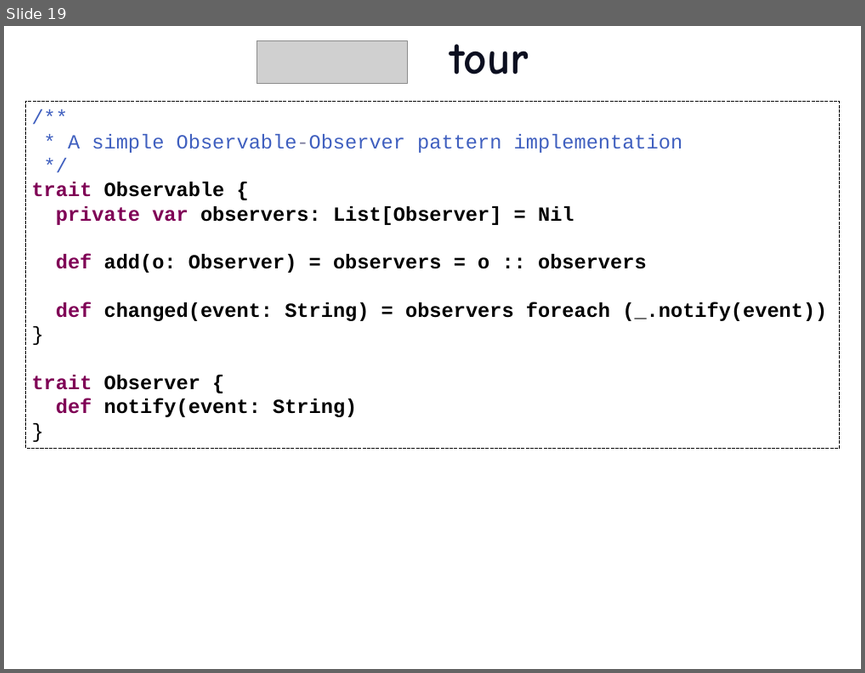
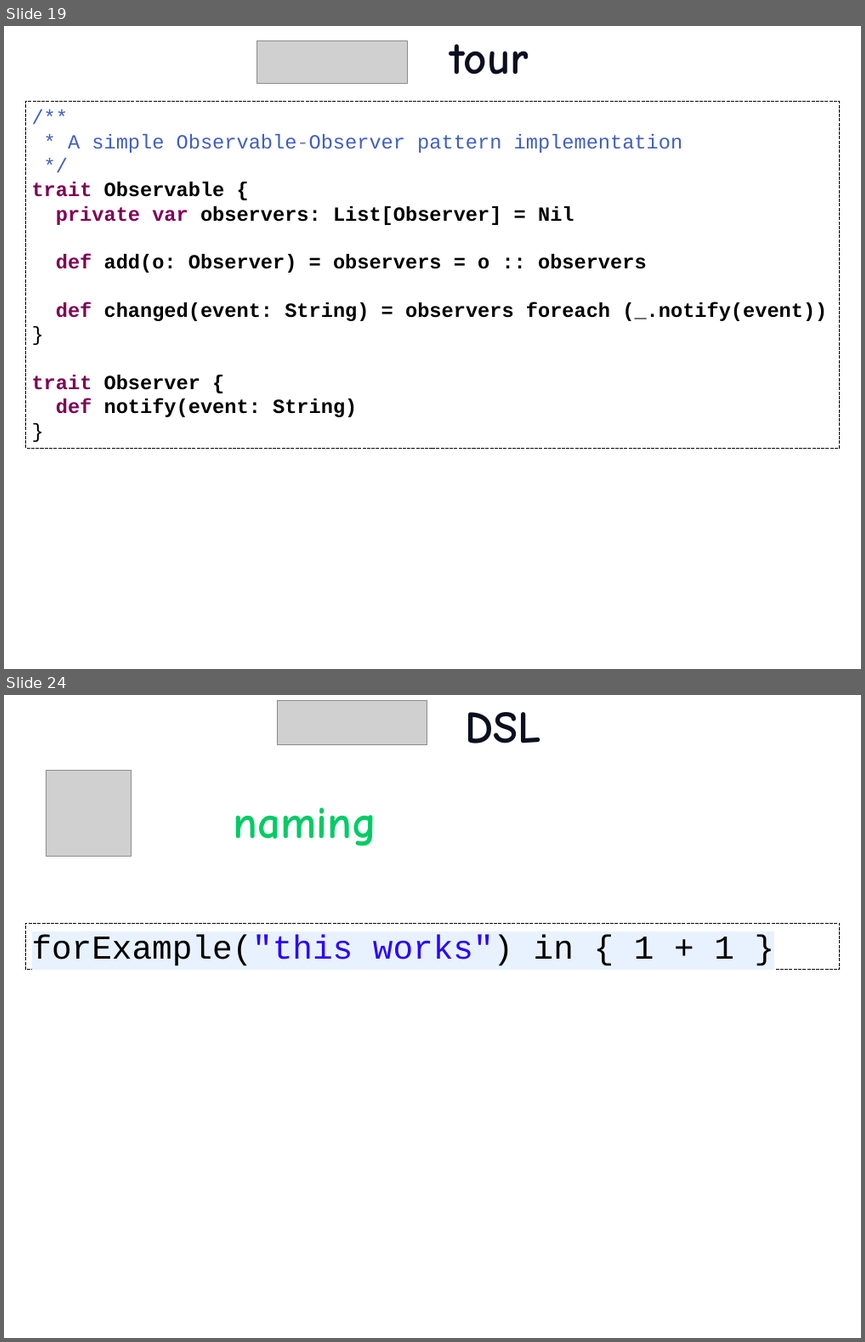
Before and after one commit to etorreborre/oscon-2010, a slide deck: src/main/resources/oscon_2010_specs.pptx. Shown one above the other, each under a label of ours: slide 19 before the commit, slides 19 and 24 after it; the slides between them are not shown. The pictures are 865x673 and 865x1342 pixels, drawn with LibreOffice and Linux fonts; fonts in the diff are those of the drawing; grey boxes stand for pictures; background and template pictures are left out. Boxes give left, top, right and bottom in pixels: in the first picture for what was removed or moved away, otherwise in the second. Text is boxed around its words. In the diff, an @@ line names an element or a change of style, - is before the commit and + after.

```diff
--- a/src/main/resources/oscon_2010_specs.pptx
+++ b/src/main/resources/oscon_2010_specs.pptx
@@ slide 24 added at (x1=4, y1=695, x2=861, y2=1338), background picture (left out) @@
@@ picture added at (x1=277, y1=700, x2=427, y2=744) @@
@@ title added at (x1=466, y1=712, x2=541, y2=743), 54 pt, text #0C0F20, bold @@
+DSL
@@ picture added at (x1=46, y1=771, x2=132, y2=856) @@
@@ text added at (x1=234, y1=807, x2=377, y2=846), 54 pt, text #00CC66, bold @@
+naming
@@ rectangle added at (x1=26, y1=923, x2=839, y2=970), outline #000000 0.75 pt dashed, 40 pt, text #000000 @@
+forExample("this works") in { 1 + 1 }
```
Also in this commit, not shown: 1 slide changed, 8 other slides added, 4 other files.
